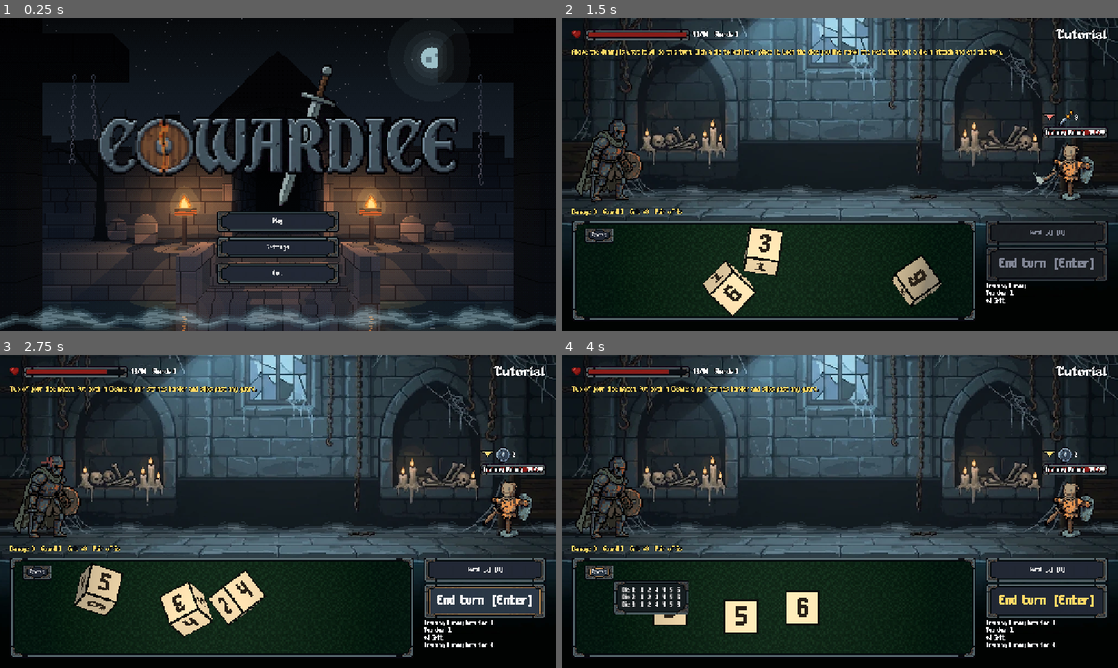
Above: before the commit, frames 1-4 (two rows, left to right).
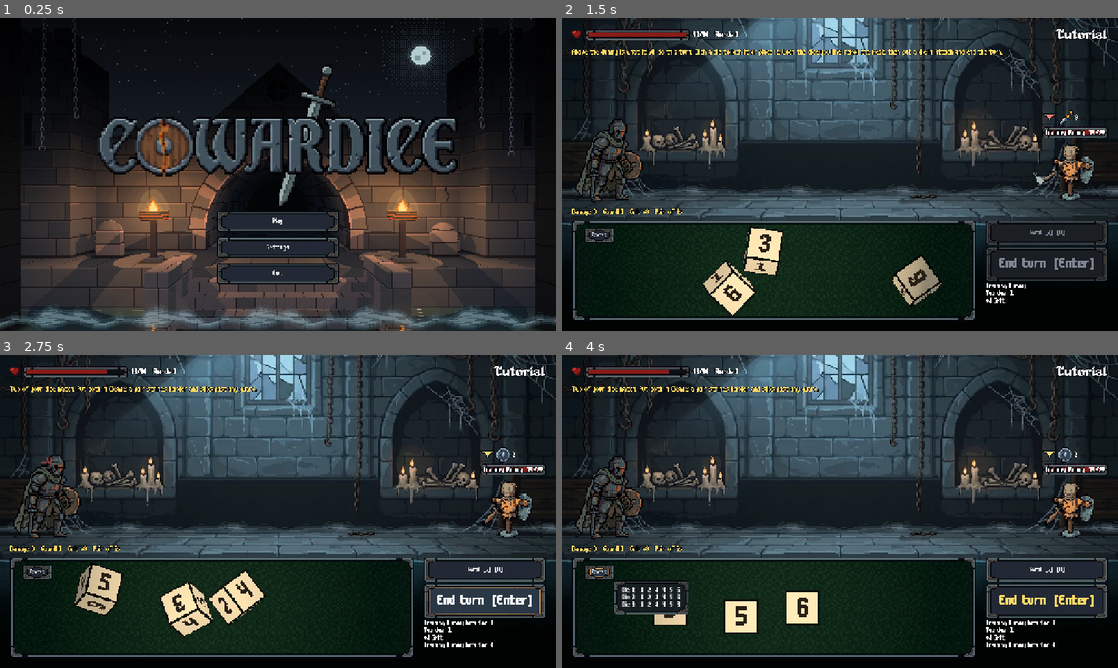
Above: after the commit, the same moments.

Repository: Xygnite/cowardice
Game: Godot game, scene res://main.tscn
Two runs of this game, one before a commit and one after it. Both use one fixed random seed, a clock stepped at 60 frames per second and the inputs below. Sound files missing from this copy of the repository are replaced by a short silence.
Inputs (mouse positions are in pixels of both pictures, inside the frame that each line leads up to):
- Up to frame 1 (0.25 s): no input
- Up to frame 2 (1.5 s): click "Play" at 0.5 s; click "End turn [Enter]" at 1.25 s
- Up to frame 3 (2.75 s): click "End turn [Enter]" at 2 s
- Up to frame 4 (4 s): click (1073, 508) at 2.75 s; click "Faces" at 3.5 s

The runs differ from the first frame. In frame 1, 27% of the frame differs, in the area x 3-97%, y 0-100%; in frame 2, 0.2%; in frame 3, 0.2%; in frame 4, 0.3%.

Commit message:
Backdrop review fixes: camp, menu, victory, forge
Camp is seen from low down, so its fire (now twice the size), log,
shield and a low tent sit in the strip under the perk board; the fire
lights the trunk bases, the bark has furrows and ridges, ruined walls
stand beyond, and the sky is slate rather than moonlit blue. The menu's
chapel front comes closer: a broad gate whose dark crown shows between
the logo and Play, a gable with a round window and a tower either side
around the logo, four chains in two pairs, a dithered moon halo.
Victory's adit walls are two calm values and the ceiling and the band
behind the text sink into the dark. The forge's hearth moves off the
face buttons, with a stone ceiling, smaller floor flags and contact
shadows. Campfire and defeat get lighter ceilings, the campfire a
bigger fire.

Co-Authored-By: Claude Opus 5.5 <noreply@anthropic.com>

Diff:
--- a/art/events/asset-manifest.json
+++ b/art/events/asset-manifest.json
@@ -16,8 +16,8 @@
     {"id": "chest", "role": "Rusted Chest event", "path": "assets/ui/bg_event_chest.webp", "status": "done", "subject": "an iron-banded rusted chest on a stone plinth in a small vault", "light": "a lantern on the floor beside it"},
     {"id": "gambler", "role": "Gambler's Skull event", "path": "assets/ui/bg_event_gambler.webp", "status": "done", "subject": "a skull on a barrel with its own three dice, a candle, dice and coins spilled on the floor, an empty chair", "light": "one candle on the table"},
     {"id": "cursed_cast", "role": "Cursed Die Cast event", "path": "assets/ui/bg_event_cursed_cast.webp", "status": "done", "subject": "a ritual table with a carving knife, a single large die and black wax sigils", "light": "a dim red-orange brazier"},
-    {"id": "menu", "role": "Title menu", "path": "assets/ui/bg_menu.webp", "status": "done", "source": "art/pxl/bg_screens.px.js", "subject": "the Sunken Chapel's gable and arched gate over a moat at night, steps down into the water, gravestones, ruined piers with hanging chains, the moon", "light": "two braziers either side of the gate (BackdropLife flames, moat fog and three sway-strip chains)"},
-    {"id": "camp", "role": "Camp (perk board)", "path": "assets/ui/bg_camp.webp", "status": "done", "source": "art/pxl/bg_screens.px.js", "subject": "a clearing in a dead wood at night: a small fire low on the left, bedroll and shield beside it, a ridge tent on the right, bare branches over the top band", "lig …(66 unchanged characters)…
+    {"id": "menu", "role": "Title menu", "path": "assets/ui/bg_menu.webp", "status": "done", "source": "art/pxl/bg_screens.px.js", "subject": "the Sunken Chapel across its moat at night: a broad arched gate (its dark crown between logo and buttons), a gable with a round window, a tower either side, steps down into the water, gravestones, four hanging chains, the moon", "light": "two braziers either side of the gate (BackdropLife flames, moat fog and four sway-strip chains)"},
+    {"id": "camp", "role": "Camp (perk board)", "path": "assets/ui/bg_camp.webp", "status": "done", "source": "art/pxl/bg_screens.px.js", "subject": "a dead-wood clearing seen from low down so it reads in the strip under the perk board: a fire lighting the trunk bases, a log and shield, a low tent, ruined walls beyond, bare branches over the top band", "lig …(66 unchanged characters)…
     {"id": "campfire", "role": "Campfire rest, bonus-perk pick, free upgrade", "path": "assets/ui/bg_campfire.webp", "s …(227 unchanged characters)…
     {"id": "forge", "role": "Forge", "path": "assets/ui/bg_forge.webp", "status": "done", "source": "art/pxl/bg_screens …(240 unchanged characters)…
     {"id": "victory", "role": "End of run, won", "path": "assets/ui/bg_victory.webp", "status": "done", "source": "art/ …(217 unchanged characters)…
--- a/assets/ui/life/campfire.json
+++ b/assets/ui/life/campfire.json
@@ -4,167 +4,167 @@
    "frame": {
     "x": 0,
     "y": 0,
-    "w": 14,
-    "h": 19
+    "w": 20,
+    "h": 28
    },
    "rotated": false,
    "trimmed": false,
    "spriteSourceSize": {
     "x": 0,
     "y": 0,
-    "w": 14,
-    "h": 19
+    "w": 20,
+    "h": 28
    },
    "sourceSize": {
-    "w": 14,
-    "h": 19
+    "w": 20,
+    "h": 28
    },
    "duration": 125
   },
   "campfire_1": {
    "frame": {
-    "x": 14,
+    "x": 20,
     "y": 0,
-    "w": 14,
-    "h": 19
+    "w": 20,
+    "h": 28
    },
    "rotated": false,
    "trimmed": false,
    "spriteSourceSize": {
     "x": 0,
     "y": 0,
-    "w": 14,
-    "h": 19
+    "w": 20,
+    "h": 28
    },
    "sourceSize": {
-    "w": 14,
-    "h": 19
+    "w": 20,
+    "h": 28
    },
    "duration": 125
   },
   "campfire_2": {
    "frame": {
-    "x": 28,
+    "x": 40,
     "y": 0,
-    "w": 14,
-    "h": 19
+    "w": 20,
+    "h": 28
    },
    "rotated": false,
    "trimmed": false,
    "spriteSourceSize": {
     "x": 0,
     "y": 0,
-    "w": 14,
-    "h": 19
+    "w": 20,
+    "h": 28
    },
    "sourceSize": {
-    "w": 14,
-    "h": 19
+    "w": 20,
+    "h": 28
    },
    "duration": 125
   },
   "campfire_3": {
    "frame": {
-    "x": 42,
+    "x": 60,
     "y": 0,
-    "w": 14,
-    "h": 19
+    "w": 20,
+    "h": 28
    },
    "rotated": false,
    "trimmed": false,
    "spriteSourceSize": {
     "x": 0,
     "y": 0,
-    "w": 14,
-    "h": 19
+    "w": 20,
+    "h": 28
    },
    "sourceSize": {
-    "w": 14,
-    "h": 19
+    "w": 20,
+    "h": 28
    },
    "duration": 125
   },
   "campfire_4": {
    "frame": {
-    "x": 56,
+    "x": 80,
     "y": 0,
-    "w": 14,
-    "h": 19
+    "w": 20,
+    "h": 28
    },
    "rotated": false,
    "trimmed": false,
    "spriteSourceSize": {
     "x": 0,
     "y": 0,
-    "w": 14,
-    "h": 19
+    "w": 20,
+    "h": 28
    },
    "sourceSize": {
-    "w": 14,
-    "h": 19
+    "w": 20,
+    "h": 28
    },
    "duration": 125
   },
   "campfire_5": {
    "frame": {
-    "x": 70,
+    "x": 100,
     "y": 0,
-    "w": 14,
-    "h": 19
+    "w": 20,
+    "h": 28
    },
    "rotated": false,
    "trimmed": false,
    "spriteSourceSize": {
     "x": 0,
     "y": 0,
-    "w": 14,
-    "h": 19
+    "w": 20,
+    "h": 28
    },
    "sourceSize": {
-    "w": 14,
-    "h": 19
+    "w": 20,
+    "h": 28
    },
    "duration": 125
   },
   "campfire_6": {
    "frame": {
-    "x": 84,
+    "x": 120,
     "y": 0,
-    "w": 14,
-    "h": 19
+    "w": 20,
+    "h": 28
    },
    "rotated": false,
    "trimmed": false,
    "spriteSourceSize": {
     "x": 0,
     "y": 0,
-    "w": 14,
-    "h": 19
+    "w": 20,
+    "h": 28
    },
    "sourceSize": {
-    "w": 14,
-    "h": 19
+    "w": 20,
+    "h": 28
    },
    "duration": 125
   },
   "campfire_7": {
    "frame": {
-    "x": 98,
+    "x": 140,
     "y": 0,
-    "w": 14,
-    "h": 19
+    "w": 20,
+    "h": 28
    },
    "rotated": false,
    "trimmed": false,
    "spriteSourceSize": {
     "x": 0,
     "y": 0,
-    "w": 14,
-    "h": 19
+    "w": 20,
+    "h": 28
    },
    "sourceSize": {
-    "w": 14,
-    "h": 19
+    "w": 20,
+    "h": 28
    },
    "duration": 125
   }
@@ -174,8 +174,8 @@
   "image": "campfire.png",
   "format": "RGBA8888",
   "size": {
-   "w": 112,
-   "h": 19
+   "w": 160,
+   "h": 28
   },
   "scale": "1",
   "frameTags": [
--- a/assets/ui/life/chain_menu_0.json
+++ b/assets/ui/life/chain_menu_0.json
@@ -5,7 +5,7 @@
     "x": 0,
     "y": 0,
     "w": 20,
-    "h": 164
+    "h": 244
    },
    "rotated": false,
    "trimmed": false,
@@ -13,11 +13,11 @@
     "x": 0,
     "y": 0,
     "w": 20,
-    "h": 164
+    "h": 244
    },
    "sourceSize": {
     "w": 20,
-    "h": 164
+    "h": 244
    },
    "duration": 125
   },
@@ -26,7 +26,7 @@
     "x": 20,
     "y": 0,
     "w": 20,
-    "h": 164
+    "h": 244
    },
    "rotated": false,
    "trimmed": false,
@@ -34,11 +34,11 @@
     "x": 0,
     "y": 0,
     "w": 20,
-    "h": 164
+    "h": 244
    },
    "sourceSize": {
     "w": 20,
-    "h": 164
+    "h": 244
    },
    "duration": 125
   },
@@ -47,7 +47,7 @@
     "x": 40,
     "y": 0,
     "w": 20,
-    "h": 164
+    "h": 244
    },
    "rotated": false,
    "trimmed": false,
@@ -55,11 +55,11 @@
     "x": 0,
     "y": 0,
     "w": 20,
-    "h": 164
+    "h": 244
    },
    "sourceSize": {
     "w": 20,
-    "h": 164
+    "h": 244
    },
    "duration": 125
   },
@@ -68,7 +68,7 @@
     "x": 60,
     "y": 0,
     "w": 20,
-    "h": 164
+    "h": 244
    },
    "rotated": false,
    "trimmed": false,
@@ -76,11 +76,11 @@
     "x": 0,
     "y": 0,
     "w": 20,
-    "h": 164
+    "h": 244
    },
    "sourceSize": {
     "w": 20,
-    "h": 164
+    "h": 244
    },
    "duration": 125
   },
@@ -89,7 +89,7 @@
     "x": 80,
     "y": 0,
     "w": 20,
-    "h": 164
+    "h": 244
    },
    "rotated": false,
    "trimmed": false,
@@ -97,11 +97,11 @@
     "x": 0,
     "y": 0,
     "w": 20,
-    "h": 164
+    "h": 244
    },
    "sourceSize": {
     "w": 20,
-    "h": 164
+    "h": 244
    },
    "duration": 125
   }
@@ -112,7 +112,7 @@
   "format": "RGBA8888",
   "size": {
    "w": 100,
-   "h": 164
+   "h": 244
   },
   "scale": "1",
   "frameTags": [
--- a/assets/ui/life/chain_menu_1.json
+++ b/assets/ui/life/chain_menu_1.json
@@ -5,7 +5,7 @@
     "x": 0,
     "y": 0,
     "w": 18,
-    "h": 120
+    "h": 184
    },
    "rotated": false,
    "trimmed": false,
@@ -13,11 +13,11 @@
     "x": 0,
     "y": 0,
     "w": 18,
-    "h": 120
+    "h": 184
    },
    "sourceSize": {
     "w": 18,
-    "h": 120
+    "h": 184
    },
    "duration": 125
   },
@@ -26,7 +26,7 @@
     "x": 18,
     "y": 0,
     "w": 18,
-    "h": 120
+    "h": 184
    },
    "rotated": false,
    "trimmed": false,
@@ -34,11 +34,11 @@
     "x": 0,
     "y": 0,
     "w": 18,
-    "h": 120
+    "h": 184
    },
    "sourceSize": {
     "w": 18,
-    "h": 120
+    "h": 184
    },
    "duration": 125
   },
@@ -47,7 +47,7 @@
     "x": 36,
     "y": 0,
     "w": 18,
-    "h": 120
+    "h": 184
    },
    "rotated": false,
    "trimmed": false,
@@ -55,11 +55,11 @@
     "x": 0,
     "y": 0,
     "w": 18,
-    "h": 120
+    "h": 184
    },
    "sourceSize": {
     "w": 18,
-    "h": 120
+    "h": 184
    },
    "duration": 125
   },
@@ -68,7 +68,7 @@
     "x": 54,
     "y": 0,
     "w": 18,
-    "h": 120
+    "h": 184
    },
    "rotated": false,
    "trimmed": false,
@@ -76,11 +76,11 @@
     "x": 0,
     "y": 0,
     "w": 18,
-    "h": 120
+    "h": 184
    },
    "sourceSize": {
     "w": 18,
-    "h": 120
+    "h": 184
    },
    "duration": 125
   },
@@ -89,7 +89,7 @@
     "x": 72,
     "y": 0,
     "w": 18,
-    "h": 120
+    "h": 184
    },
    "rotated": false,
    "trimmed": false,
@@ -97,11 +97,11 @@
     "x": 0,
     "y": 0,
     "w": 18,
-    "h": 120
+    "h": 184
    },
    "sourceSize": {
     "w": 18,
-    "h": 120
+    "h": 184
    },
    "duration": 125
   }
@@ -112,7 +112,7 @@
   "format": "RGBA8888",
   "size": {
    "w": 90,
-   "h": 120
+   "h": 184
   },
   "scale": "1",
   "frameTags": [
--- /dev/null
+++ b/assets/ui/life/chain_menu_3.json
@@ -0,0 +1,127 @@
+{
+ "frames": {
+  "chain_menu_3_0": {
+   "frame": {
+    "x": 0,
+    "y": 0,
+    "w": 20,
+    "h": 254
+   },
+   "rotated": false,
+   "trimmed": false,
+   "spriteSourceSize": {
+    "x": 0,
+    "y": 0,
+    "w": 20,
+    "h": 254
+   },
+   "sourceSize": {
+    "w": 20,
+    "h": 254
+   },
+   "duration": 125
+  },
+  "chain_menu_3_1": {
+   "frame": {
+    "x": 20,
+    "y": 0,
+    "w": 20,
+    "h": 254
+   },
+   "rotated": false,
+   "trimmed": false,
+   "spriteSourceSize": {
+    "x": 0,
+    "y": 0,
+    "w": 20,
+    "h": 254
+   },
+   "sourceSize": {
+    "w": 20,
+    "h": 254
+   },
+   "duration": 125
+  },
+  "chain_menu_3_2": {
+   "frame": {
+    "x": 40,
+    "y": 0,
+    "w": 20,
+    "h": 254
+   },
+   "rotated": false,
+   "trimmed": false,
+   "spriteSourceSize": {
+    "x": 0,
+    "y": 0,
+    "w": 20,
+    "h": 254
+   },
+   "sourceSize": {
+    "w": 20,
+    "h": 254
+   },
+   "duration": 125
+  },
+  "chain_menu_3_3": {
+   "frame": {
+    "x": 60,
+    "y": 0,
+    "w": 20,
+    "h": 254
+   },
+   "rotated": false,
+   "trimmed": false,
+   "spriteSourceSize": {
+    "x": 0,
+    "y": 0,
+    "w": 20,
+    "h": 254
+   },
+   "sourceSize": {
+    "w": 20,
+    "h": 254
+   },
+   "duration": 125
+  },
+  "chain_menu_3_4": {
+   "frame": {
+    "x": 80,
+    "y": 0,
+    "w": 20,
+    "h": 254
+   },
+   "rotated": false,
+   "trimmed": false,
+   "spriteSourceSize": {
+    "x": 0,
+    "y": 0,
+    "w": 20,
+    "h": 254
+   },
+   "sourceSize": {
+    "w": 20,
+    "h": 254
+   },
+   "duration": 125
+  }
+ },
+ "meta": {
+  "app": "pxl",
+  "image": "chain_menu_3.png",
+  "format": "RGBA8888",
+  "size": {
+   "w": 100,
+   "h": 254
+  },
+  "scale": "1",
+  "frameTags": [
+   {
+    "name": "chain_menu_3",
+    "from": 0,
+    "to": 4,
+    "direction": "forward"
+   }
+  ]
+ }
+}
--- a/scripts/backdrop_life.gd
+++ b/scripts/backdrop_life.gd
@@ -15,18 +15,19 @@
 	# Drawn as one with its parts in art/pxl/bg_screens.px.js: flames on its braziers (M.brazier), chains under its
 	# MENU_CHAINS, fog over the moat.
 	"menu": {"px": 2, "parts": [
-		{"kind": "flame", "art": "torch", "at": Vector2(330, 316), "fps": 10.0},
-		{"kind": "flame", "art": "torch", "at": Vector2(670, 316), "fps": 10.0},
+		{"kind": "flame", "art": "torch", "at": Vector2(272, 322), "fps": 10.0},
+		{"kind": "flame", "art": "torch", "at": Vector2(728, 322), "fps": 10.0},
 		{"kind": "fog", "art": "moat", "at": Vector2(0, 516), "width": 1024.0, "period": 96, "step_s": 0.4, "alpha": 0.9},
-		{"kind": "chain", "art": "chain_menu_0", "at": Vector2(130, 104), "period": 3.4},
-		{"kind": "chain", "art": "chain_menu_1", "at": Vector2(166, 104), "period": 3.8},
-		{"kind": "chain", "art": "chain_menu_2", "at": Vector2(874, 104), "period": 3.6},
+		{"kind": "chain", "art": "chain_menu_0", "at": Vector2(74, 0), "period": 3.4},
+		{"kind": "chain", "art": "chain_menu_1", "at": Vector2(132, 0), "period": 3.8},
+		{"kind": "chain", "art": "chain_menu_2", "at": Vector2(876, 0), "period": 3.6},
+		{"kind": "chain", "art": "chain_menu_3", "at": Vector2(930, 0), "period": 3.3},
 	]},
 	# Also from bg_screens.px.js: the flame on its fire (CAMP.fire), fog in the strip between the perk board and the
-	# buttons, the one stretch of ground left in view, starting right of the fire.
+	# buttons, the one stretch of ground left in view, starting past the fire and the log, thin over the tent.
 	"camp": {"px": 2, "parts": [
-		{"kind": "flame", "art": "campfire", "at": Vector2(198, 464), "fps": 8.0},
-		{"kind": "fog", "art": "ground", "at": Vector2(240, 472), "width": 784.0, "period": 128, "step_s": 0.5, "alpha": 0.9},
+		{"kind": "flame", "art": "campfire", "at": Vector2(196, 450), "fps": 8.0},
+		{"kind": "fog", "art": "ground", "at": Vector2(380, 472), "width": 644.0, "period": 128, "step_s": 0.5, "alpha": 0.55},
 	]},
 	"fight": {"px": 2, "parts": [
 		{"kind": "flame", "art": "candle", "at": Vector2(157, 265), "fps": 8.0},
Binary file changed: assets/ui/bg_camp.webp
Binary file changed: assets/ui/bg_campfire.webp
Binary file changed: assets/ui/bg_defeat.webp
Binary file changed: assets/ui/bg_forge.webp
Binary file changed: assets/ui/bg_menu.webp
Binary file changed: assets/ui/bg_victory.webp
Binary file changed: assets/ui/life/campfire.png
Binary file changed: assets/ui/life/chain_menu_0.png
Binary file changed: assets/ui/life/chain_menu_1.png
Binary file changed: assets/ui/life/chain_menu_2.png
Binary file added: assets/ui/life/chain_menu_3.png
Not shown, added: assets/ui/life/chain_menu_3.png.import
(and 3 more such lines)
